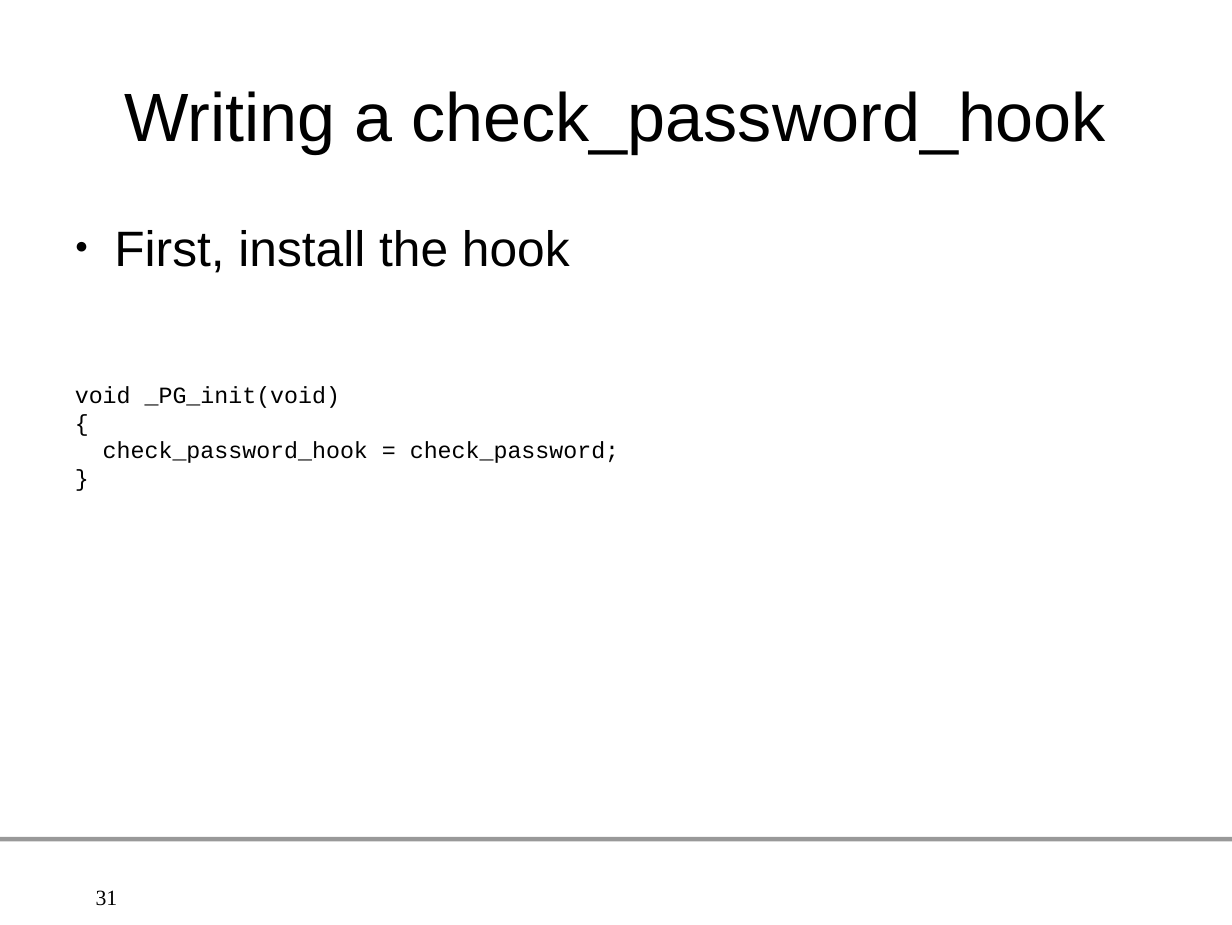
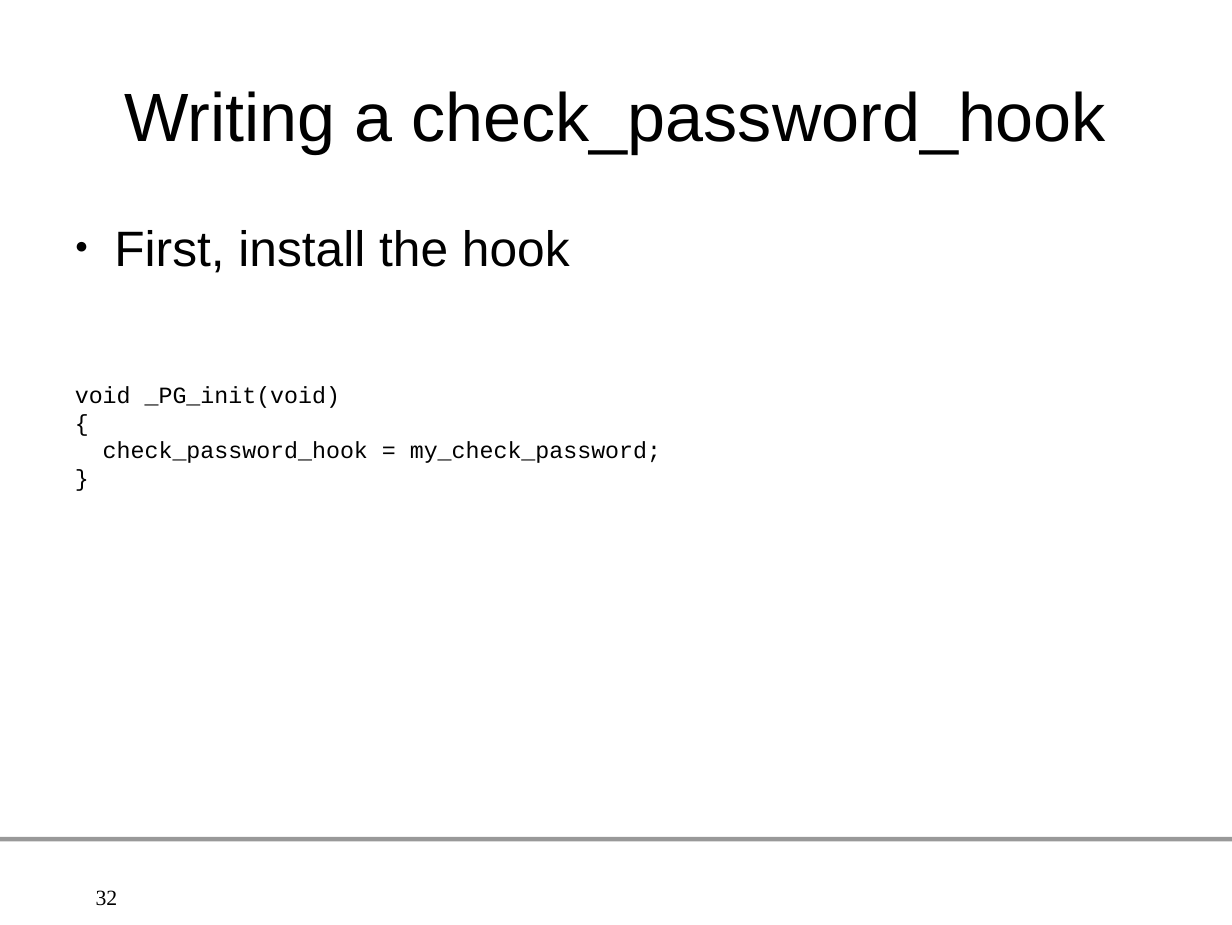
Before and after one commit to gleu/Hooks-in-PostgreSQL, a slide deck: slide 32 of hooks_in_postgresql.odp (slide 31 before the commit). Drawn at 1232x925 pixels with LibreOffice and Linux fonts; fonts in the diff are those of the drawing; background and template pictures are left out. Boxes give left, top, right and bottom in pixels: in the first picture for what was removed or moved away, otherwise in the second. Text is boxed around its words. In the diff, an @@ line names an element or a change of style, - is before the commit and + after.

```diff
--- a/hooks_in_postgresql.odp
+++ b/hooks_in_postgresql.odp
@@ text at (103,442,661,463): text changed @@
-check_password_hook = check_password;
+check_password_hook = my_check_password;
@@ page number at (96,890,118,906): text changed @@
-31
+32
```
Also in this commit, not shown: 14 other slides changed, 2 slides added, 4 other files.
